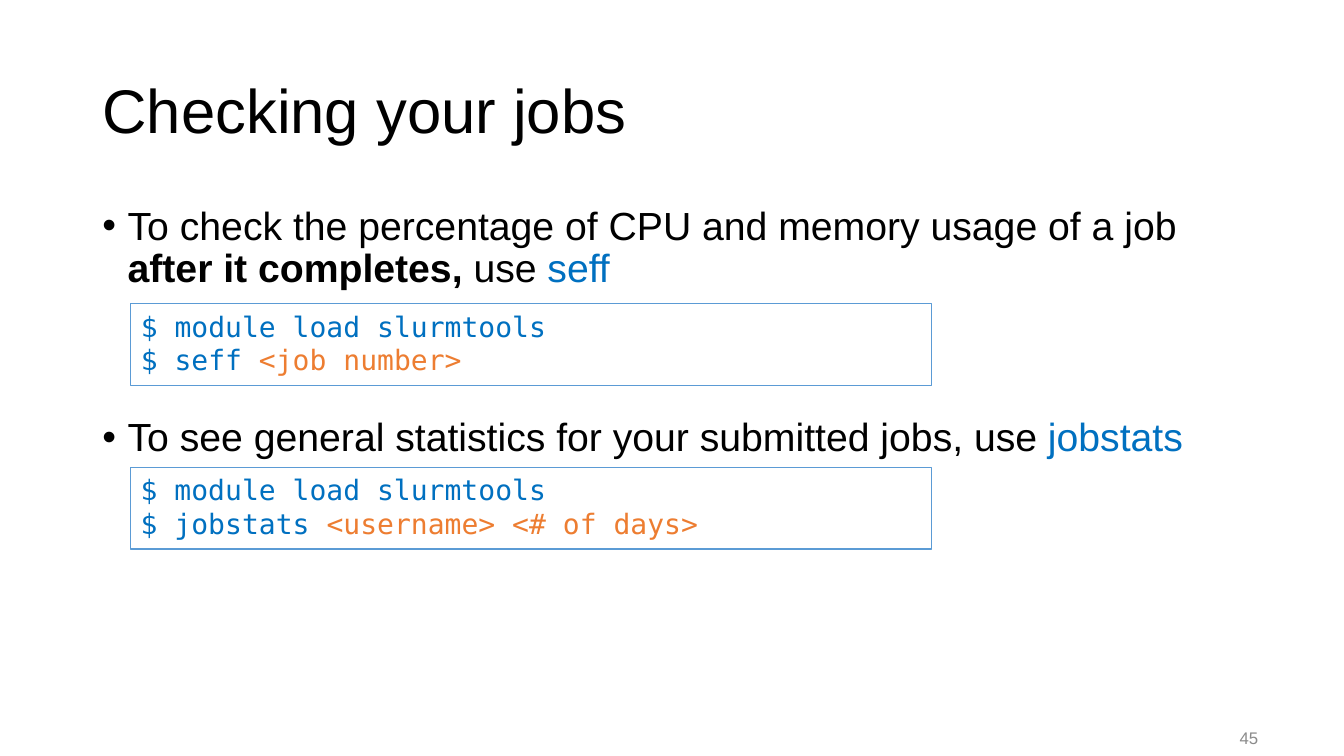
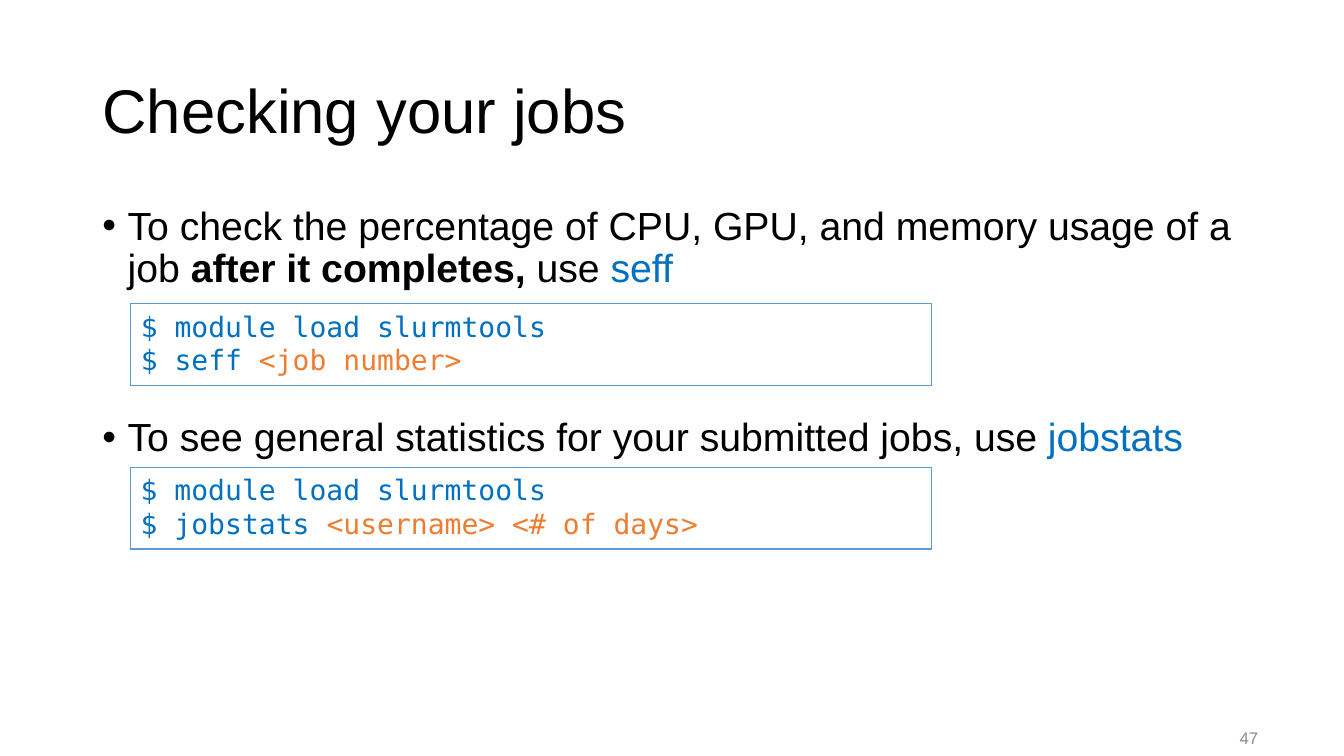
Before and after one commit to ResearchComputing/Getting_Started_With_Research_Computing, a slide deck: slide 47 of Command_Line_And_Job_Scheduling.pptx (slide 45 before the commit). Drawn at 1344x756 pixels with LibreOffice and Linux fonts; fonts in the diff are those of the drawing; background and template pictures are left out. Boxes give left, top, right and bottom in pixels: in the first picture for what was removed or moved away, otherwise in the second. Text is boxed around its words. In the diff, an @@ line names an element or a change of style, - is before the commit and + after.

```diff
--- a/Command_Line_And_Job_Scheduling.pptx
+++ b/Command_Line_And_Job_Scheduling.pptx
@@ text at <box>128,211,1231,290</box>: text changed @@
-• To check the percentage of CPU and memory usage of a job after it completes, use seff
+• To check the percentage of CPU, GPU, and memory usage of a job after it completes, use seff
@@ page number at <box>1240,732,1259,744</box>: text changed @@
-45
+47
```
Also in this commit, not shown: 17 other slides changed, 2 slides added, 1 other file.
